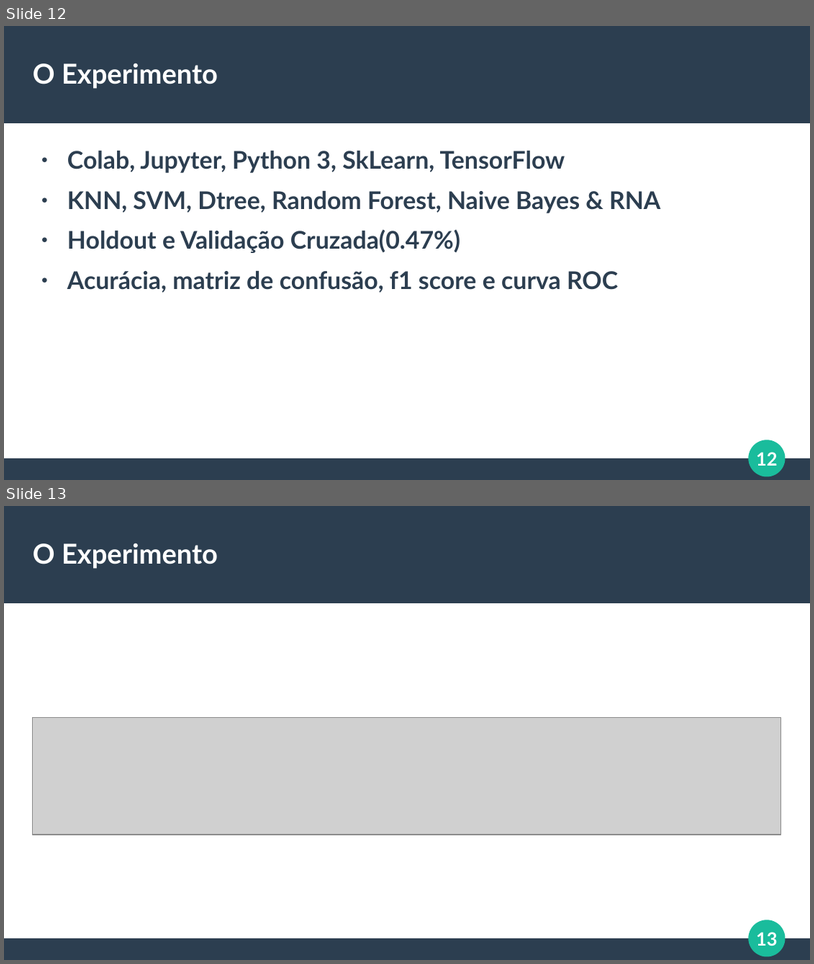
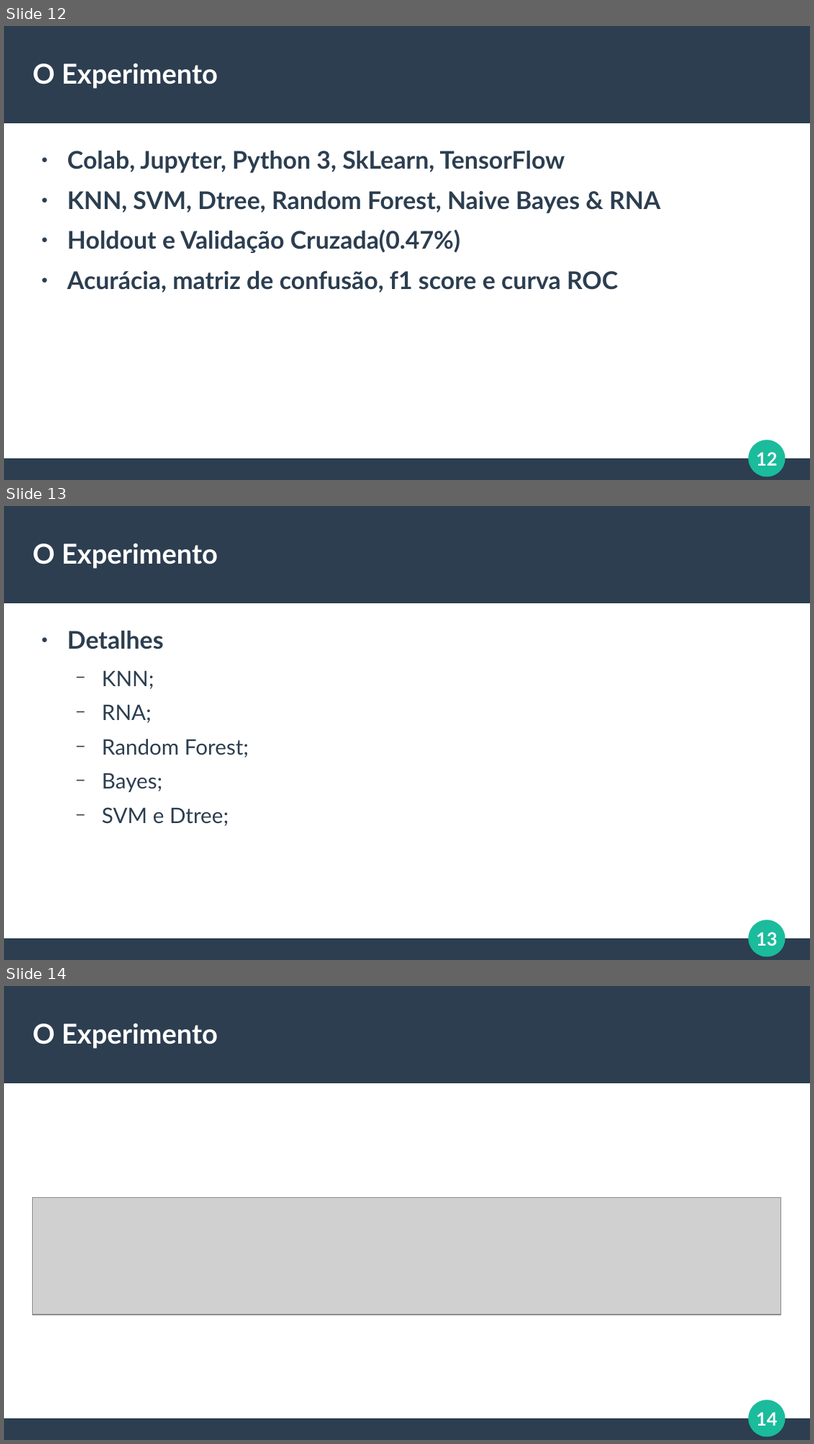
Before and after one commit to italoportinho/trabalho-am-2023-2, a slide deck: slides/apresentacao_AM_2023-2.odp. Shown one above the other, each under a label of ours: slides 12 and 13 before the commit, slides 12, 13 and 14 after it. The pictures are 814x964 and 814x1444 pixels, drawn with LibreOffice and Linux fonts; fonts in the diff are those of the drawing; grey boxes stand for pictures. Boxes give left, top, right and bottom in pixels: in the first picture for what was removed or moved away, otherwise in the second. Text is boxed around its words. In the diff, an @@ line names an element or a change of style, - is before the commit and + after.

```diff
--- a/slides/apresentacao_AM_2023-2.odp
+++ b/slides/apresentacao_AM_2023-2.odp
@@ slide 13 added at (4,506,810,960), background #FFFFFF; not listed: 4 template elements that a slide beside it also shows @@
@@ title added at (33,543,218,569), 27 pt, text #FFFFFF, bold @@
+O Experimento
@@ text added at (67,631,249,826), 21 pt, text #2C3E50 @@
+● Detalhes
+  − KNN;
+  − RNA;
+  − Random Forest;
+  − Bayes;
+  − SVM e Dtree;
@@ what was slide 13 is now slide 14 @@
@@ page number at (756,1412,777,1425): text changed @@
-13
+14
```
Also in this commit, not shown: 2 slides changed, 1 other slide added, 2 other files.
